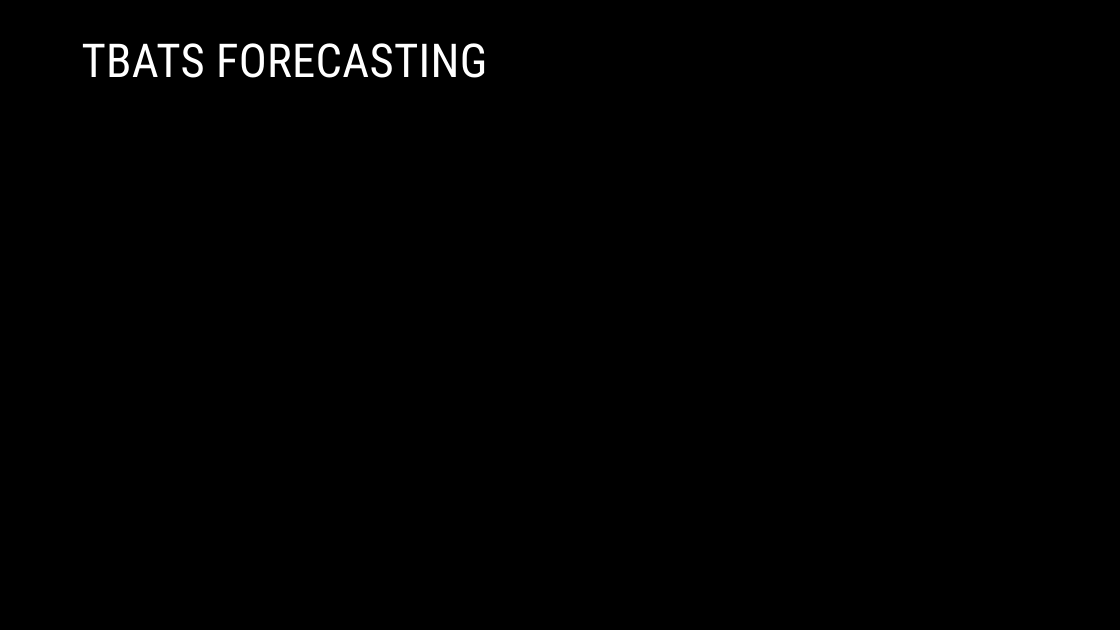
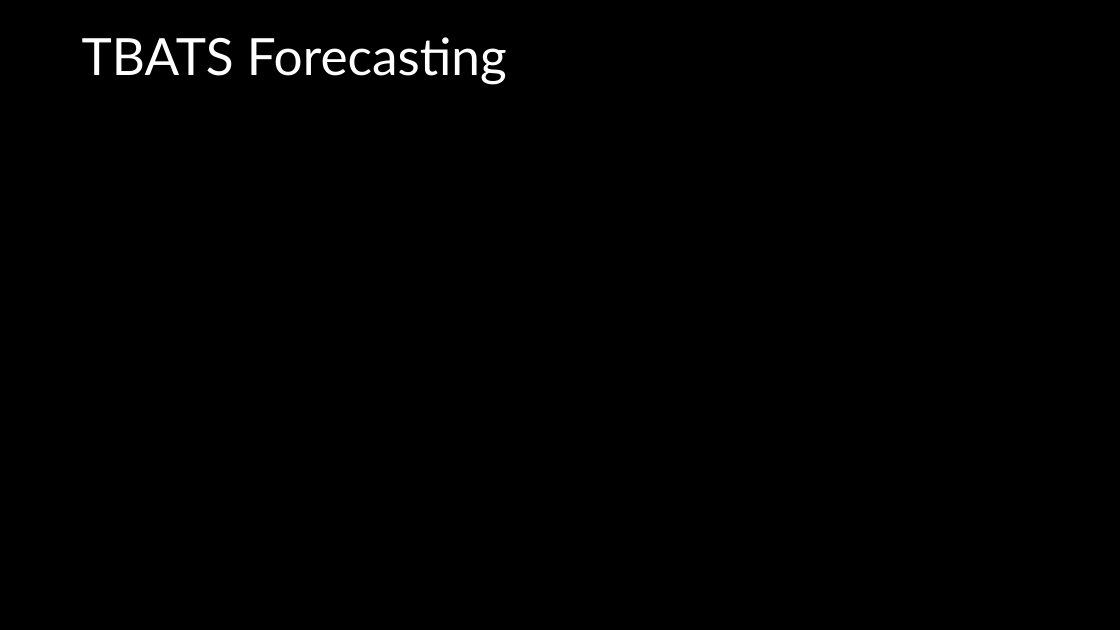
Before and after one commit to MrArthor/Forecasting-Electrical-Energy-Consumption, a slide deck: slide 13 of Report/Forecasting Electrical Energy Consumption- End Presentation.pptx (slide 9 before the commit). Drawn at 1120x630 pixels with LibreOffice and Linux fonts; fonts in the diff are those of the drawing; background and template pictures are left out. Boxes give left, top, right and bottom in pixels: in the first picture for what was removed or moved away, otherwise in the second. Text is boxed around its words. In the diff, an @@ line names an element or a change of style, - is before the commit and + after.

```diff
--- a/Report/Forecasting Electrical Energy Consumption- End Presentation.pptx
+++ b/Report/Forecasting Electrical Energy Consumption- End Presentation.pptx
@@ title at <box>82,37,507,85</box>: text changed; size 40 to 44 pt; font Roboto Condensed to Lato @@
-TBATS FORECASTING
+TBATS Forecasting
```
Also in this commit, not shown: 13 other slides changed, 1 slide added, 4 other files.
